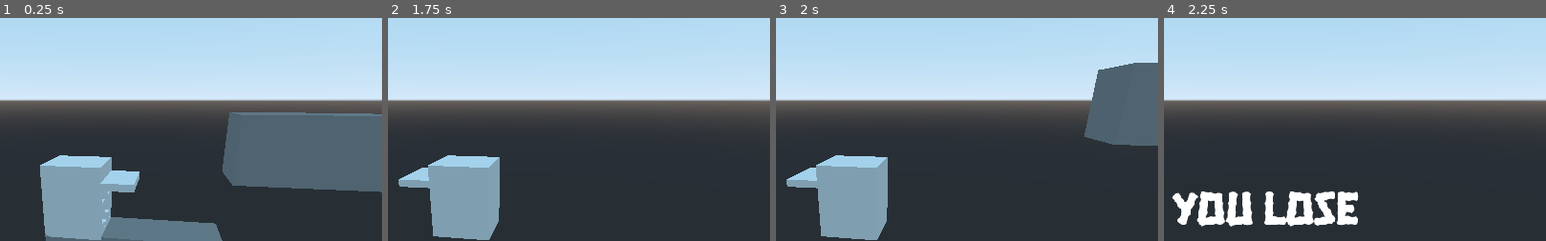
Above: before the commit, frames 1-4 (left to right).
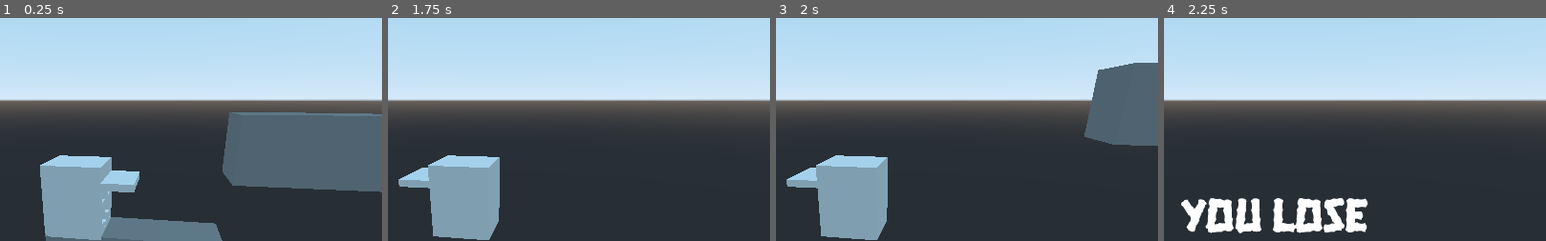
Above: after the commit, the same moments.

Repository: EgorRudenko/my_first_3d_godot_game
Game: Godot game, scene res://Scenes/Main.tscn
Two runs of this game, one before a commit and one after it. Both use one fixed random seed, a clock stepped at 60 frames per second and the inputs below.
Inputs:
- Up to frame 1 (0.25 s): no input
- Up to frame 2 (1.75 s): tap Enter at 0.5 s; hold Right (ui_right) 0.53-1.28 s; tap Space at 1.25 s; hold Left (ui_left) from 1.28 s (still down)
- Up to frame 3 (2 s): keep holding Left (ui_left)
- Up to frame 4 (2.25 s): release Left (ui_left) at 2.03 s; hold Right (ui_right) from 2.03 s (still down)
The pictures show only the part of the screen within x 36-86%, y 6-56%; the shares and areas given below are measured in that part.

Frames 1-3 are identical in both runs. In frame 4, 6.3% of the frame differs, in the area x 2-54%, y 77-97%.

Commit message:
Add files via upload

Diff:
--- a/Project_2/Scenes/Main.tscn
+++ b/Project_2/Scenes/Main.tscn
@@ -25,10 +25,8 @@
 script = ExtResource( 5 )
 
 [node name="Label" type="Label" parent="Camera"]
-margin_left = 30.0
-margin_top = 45.8811
-margin_right = 970.0
-margin_bottom = 536.881
+margin_right = 1024.0
+margin_bottom = 600.0
 custom_fonts/font = SubResource( 1 )
 text = "You LOSE"
 align = 1
@@ -42,3 +40,7 @@
 
 [node name="End" parent="." instance=ExtResource( 6 )]
 transform = Transform( 1, 0, 0, 0, 1, 0, 0, 0, 1, 0, 8, -14 )
+[connection signal="lose" from="." to="Player" method="_on_lose"]
+[connection signal="lose" from="." to="." method="_on_lose"]
+[connection signal="win" from="." to="Player" method="_on_win"]
+[connection signal="win" from="." to="." method="_on_win"]
--- a/Project_2/Scripts/Main.gd
+++ b/Project_2/Scripts/Main.gd
@@ -1,8 +1,11 @@
 extends Spatial
 signal win
+signal lose
 
+#Class with mathematics
 var mathClass = load("res://Scripts/classes/math.gd")
 var math = mathClass.new()
+
 onready var end = get_node("End")
 onready var player = get_node("Player")
 onready var camera = get_node("Camera")
@@ -13,17 +16,26 @@
 func _ready():
 	label.visible = false
 
+func _on_win():
+	label.text = "You've won"
+	label.visible = true
+	isRun = false
+
+func _on_lose():
+	label.text = "You lose"
+	label.visible = true
+	isRun = false
+
 func _process(delta):
 	if isRun:
-		var pp = player.translation
-		var pe = end.translation
-		if math.mod(math.mod(pp.z) - math.mod(pe.z)) < 2 and math.mod(math.mod(pp.y)-math.mod(pe.y)) < 2:
-			label.text = "You've won"
-			label.visible = true
-			isRun = false
+
+		var pp = player.translation #player's position
+		var pe = end.translation #end's position
+		if math.mod(math.mod(pp.z) - math.mod(pe.z)) < 2 and math.mod(math.mod(pp.y)-math.mod(pe.y)) < 2: # If player has colision with end
+			emit_signal("win")
+
+		if player.translation.y < -10: #lose
+			emit_signal("lose")
+
 		camera.translation.z = player.translation.z-3
 		camera.translation.y = player.translation.y+3.5
-		if player.translation.y < -10:
-			label.text = "You lose"
-			label.visible = true
-			isRun = false
--- a/Project_2/Scripts/Player.gd
+++ b/Project_2/Scripts/Player.gd
@@ -1,7 +1,9 @@
 extends KinematicBody
 
+#Class with matematics
 var mathClass = load("res://Scripts/classes/math.gd")
 var math = mathClass.new()
+
 onready var end = get_node("../End")
 onready var player = get_node("../Player")
 onready var vel = Vector3()
@@ -10,13 +12,17 @@
 var speed = 1
 var isRun = true
 
+func _on_win():
+	visible = false
+	isRun = false
+
+func _on_lose():
+	visible = false
+	isRun = false
+
 func _physics_process(delta):
 	if isRun:
-		var pp = player.translation
-		var pe = end.translation
-		if math.mod(math.mod(pp.z) - math.mod(pe.z)) < 2 and math.mod(math.mod(pp.y)-math.mod(pe.y)) < 2:
-			visible = false
-			isRun = false
+		#Control
 		if Input.is_action_pressed("ui_right"):
 			#vel.z -= speed
 			move_and_collide(Vector3(0,0,-0.3))
@@ -27,8 +33,7 @@
 			player.rotation_degrees.y = 180
 		if Input.is_action_pressed("ui_up") and is_on_floor():
 			vel.y += jump_speed
+
+		#gravity
 		vel.y -= gravity
 		vel = move_and_slide(vel, Vector3.UP)
-		if translation.y < -10:
-			visible = false
-			isRun = false
